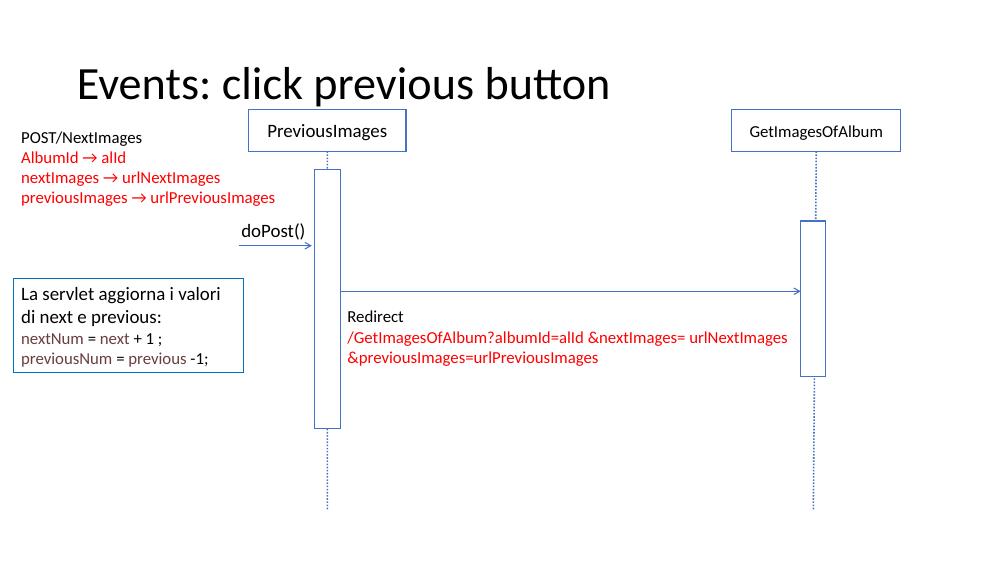
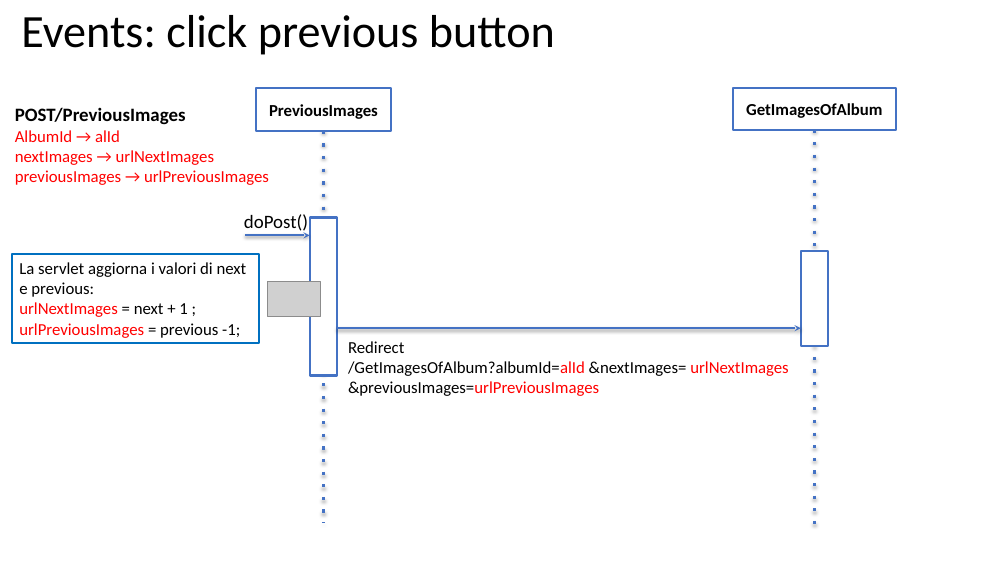
Before and after one commit to Giulsmoon/TecnologiePerIlWeb_Project1, a slide deck: slide 10 of Presentazioni Powerpoint/Progetto1_versione_PURE_HTML.pptx. Drawn at 1008x567 pixels with LibreOffice and Linux fonts; fonts in the diff are those of the drawing; grey boxes stand for pictures. Boxes give left, top, right and bottom in pixels: in the first picture for what was removed or moved away, otherwise in the second. Text is boxed around its words. In the diff, an @@ line names an element or a change of style, - is before the commit and + after.

```diff
--- a/Presentazioni Powerpoint/Progetto1_versione_PURE_HTML.pptx
+++ b/Presentazioni Powerpoint/Progetto1_versione_PURE_HTML.pptx
@@ title "Events: click previous button" rewrapped from (77,67,611,111) to (21,15,555,55) @@
@@ rectangle "PreviousImages": place and size @@
-rectangle "PreviousImages" at (249,110,406,151)
+rectangle "PreviousImages" at (256,88,391,131)
@@ rectangle "PreviousImages" at (256,88,391,131): size 18 to 16 pt, bold on; outline #4472C4 1 pt to #4472C4 2 pt @@
@@ rectangle "GetImagesOfAlbum": place and size @@
-rectangle "GetImagesOfAlbum" at (732,110,901,151)
+rectangle "GetImagesOfAlbum" at (734,88,896,130)
@@ rectangle "GetImagesOfAlbum" at (734,88,896,130): bold on; outline #4472C4 1 pt to #4472C4 2 pt @@
@@ text "POST/PreviousImages": place and size @@
-text "POST/PreviousImages" at (21,131,275,206)
+text "POST/PreviousImages" at (15,107,269,185)
@@ text at (15,107,186,125): text changed; size 16 to 18 pt; bold on @@
-POST/NextImages
+POST/PreviousImages
@@ line moved from (327, 151) - (327, 510) to (324, 131) - (324, 523) @@
@@ line (324, 131) - (324, 523): stroke #4472C4 1.5 pt dashed to #4472C4 3 pt dashed @@
@@ line moved from (817, 151) - (814, 510) to (814, 130) - (814, 527) @@
@@ line (814, 130) - (814, 527): stroke #4472C4 1.5 pt dashed to #4472C4 3 pt dashed @@
@@ text "doPost()": place and size @@
-text "doPost()" at (241,223,305,240)
+text "doPost()" at (244,214,308,234)
@@ arrow moved from (240, 246) - (312, 246) to (245, 235) - (310, 235) @@
@@ arrow (245, 235) - (310, 235): stroke #4472C4 1 pt to #4472C4 2 pt; arrowheads changed @@
@@ rectangle at (310,218,337,376): outline #4472C4 1 pt to #4472C4 2 pt @@
@@ rectangle: place and size @@
-rectangle at (315,169,340,429)
+rectangle at (310,218,337,376)
@@ rectangle "La servlet aggiorna i valori ...": place and size @@
-rectangle "La servlet aggiorna i valori ..." at (14,278,243,373)
+rectangle "La servlet aggiorna i valori ..." at (12,254,259,343)
@@ rectangle "La servlet aggiorna i valori ..." at (12,254,259,343): outline #0070C0 0.75 pt to #0070C0 2 pt @@
@@ text in rectangle at (19,262,247,297): size 18 to 16 pt in "La servlet aggiorna i valori di next ..." @@
@@ rectangle: place and size @@
-rectangle at (801,221,826,377)
+rectangle at (801,251,828,346)
@@ rectangle at (801,251,828,346): outline #4472C4 1 pt to #4472C4 2 pt @@
@@ picture added at (267,281,320,316) @@
@@ text in rectangle at (19,302,240,338): text changed; text colour #6A3E3E to #FF0000 @@
-nextNum = next + 1 ;
-previousNum = previous -1;
+urlNextImages = next + 1 ;
+urlPreviousImages = previous -1;
@@ arrow moved from (340, 291) - (801, 291) to (337, 328) - (801, 328) @@
@@ arrow (337, 328) - (801, 328): stroke #4472C4 1 pt to #4472C4 2 pt; arrowheads changed @@
@@ text "Redirect /GetImagesOfAlbum?albumId=alId &nextImages= urlNext ...": place and size @@
-text "Redirect /GetImagesOfAlbum?albumId=alId &nextImages= urlNext ..." at (347,310,787,366)
+text "Redirect /GetImagesOfAlbum?albumId=alId &nextImages= urlNext ..." at (348,341,788,396)
@@ text "Redirect /GetImagesOfAlbum?albumId=alId &nextImages= urlNext ..." at (348,341,788,396): text colour #FF0000 to #000000 in "/GetImagesOfAlbum?albumId=alId &nextImages= &previousImages= ..." @@
```
Also in this commit, not shown: 10 other slides changed.
